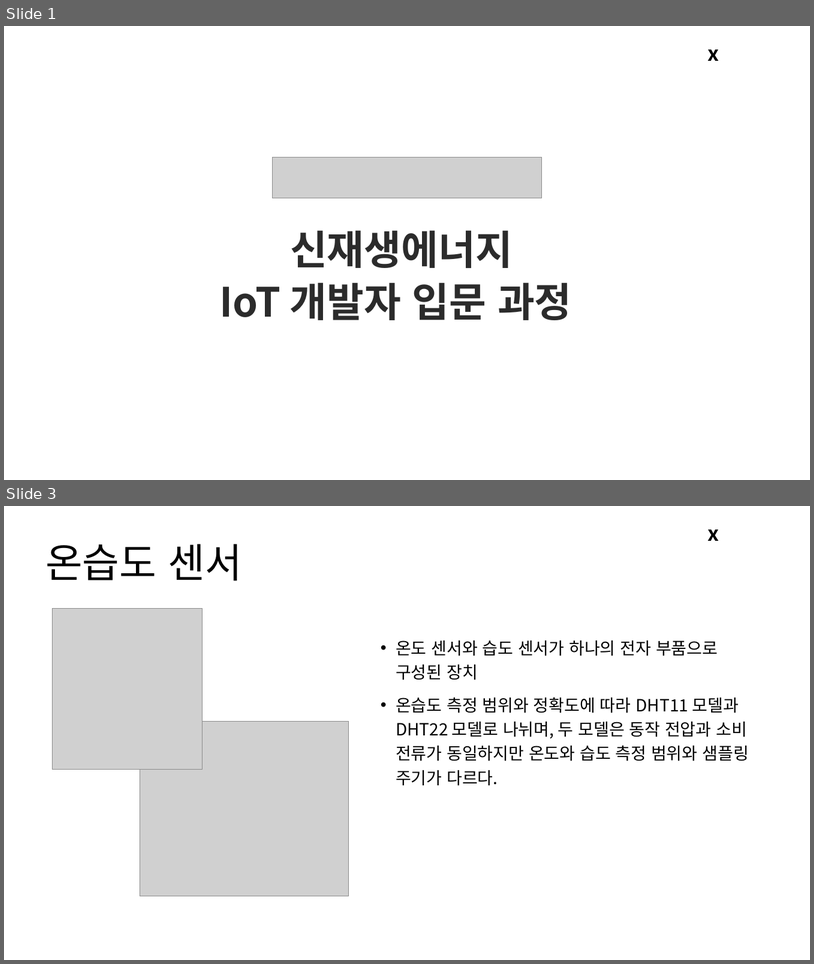
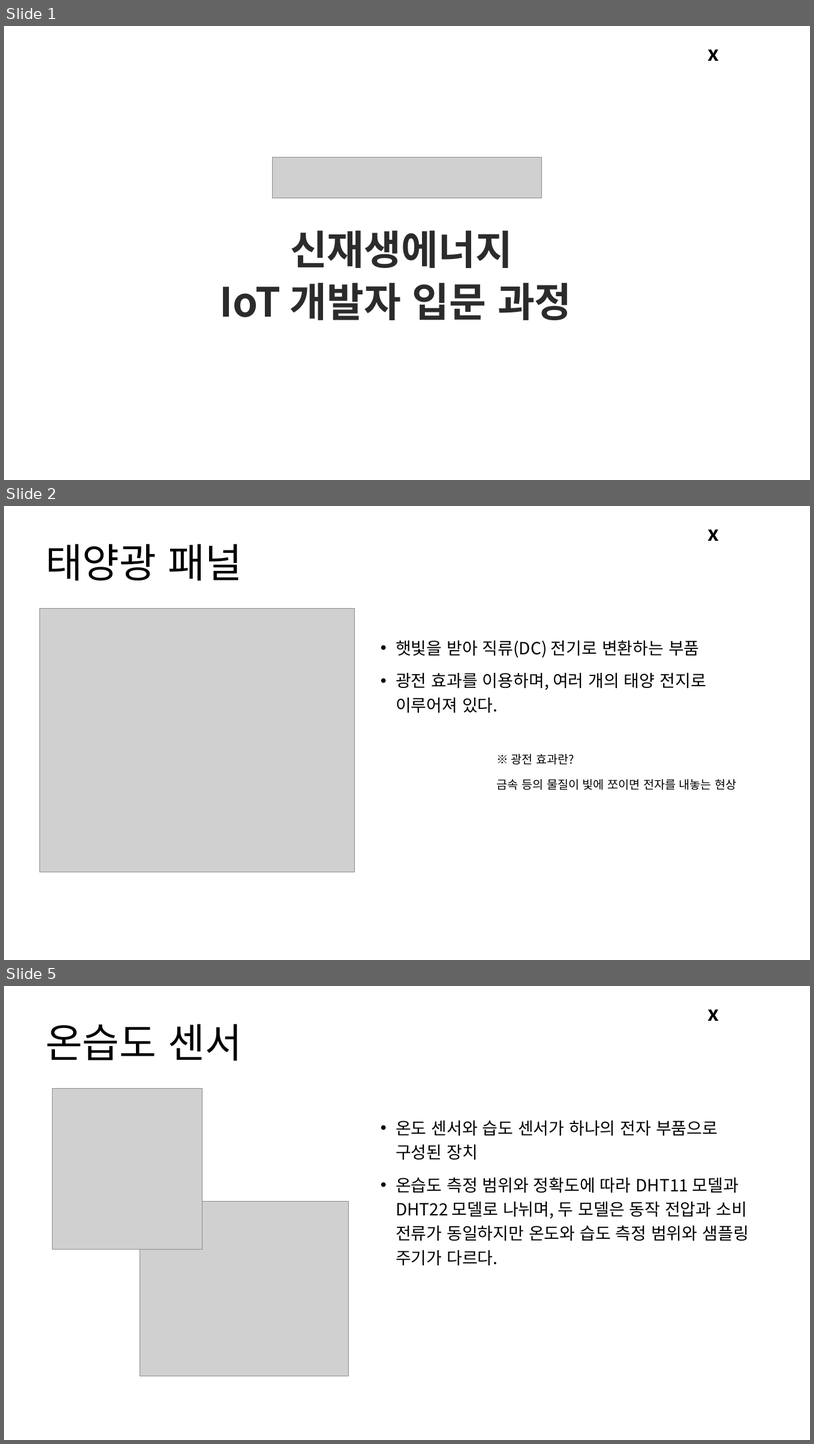
Before and after one commit to Leader-Lesson/KDT_RE_3rd, a slide deck: material/Arduino/05_태양광패널.pptx. Shown one above the other, each under a label of ours: slides 1 and 3 before the commit, slides 1, 2 and 5 after it; the slides between them are not shown. The pictures are 814x964 and 814x1444 pixels, drawn with LibreOffice and Linux fonts; fonts in the diff are those of the drawing; grey boxes stand for pictures; background and template pictures are left out. Boxes give left, top, right and bottom in pixels: in the first picture for what was removed or moved away, otherwise in the second. Text is boxed around its words. In the diff, an @@ line names an element or a change of style, - is before the commit and + after.

```diff
--- a/material/Arduino/05_태양광패널.pptx
+++ b/material/Arduino/05_태양광패널.pptx
@@ slide 2 added at (4,506,810,960), background #FFFFFF; not listed: 1 template element that a slide beside it also shows @@
@@ title added at (45,544,242,581), 48 pt, text #000000 @@
+태양광 패널
@@ picture added at (39,608,355,871) @@
@@ text added at (396,640,706,713), 20 pt, text #000000 @@
+• 햇빛을 받아 직류(DC) 전기로 변환하는 부품
+• 광전 효과를 이용하며, 여러 개의 태양 전지로 이루어져 있다.
@@ text added at (497,753,737,790), 14 pt, text #000000 @@
+※ 광전 효과란?
+금속 등의 물질이 빛에 쪼이면 전자를 내놓는 현상
@@ what was slide 3 is now slide 5 @@
```
Also in this commit, not shown: 2 other slides added, 1 slide removed, 2 other files.
